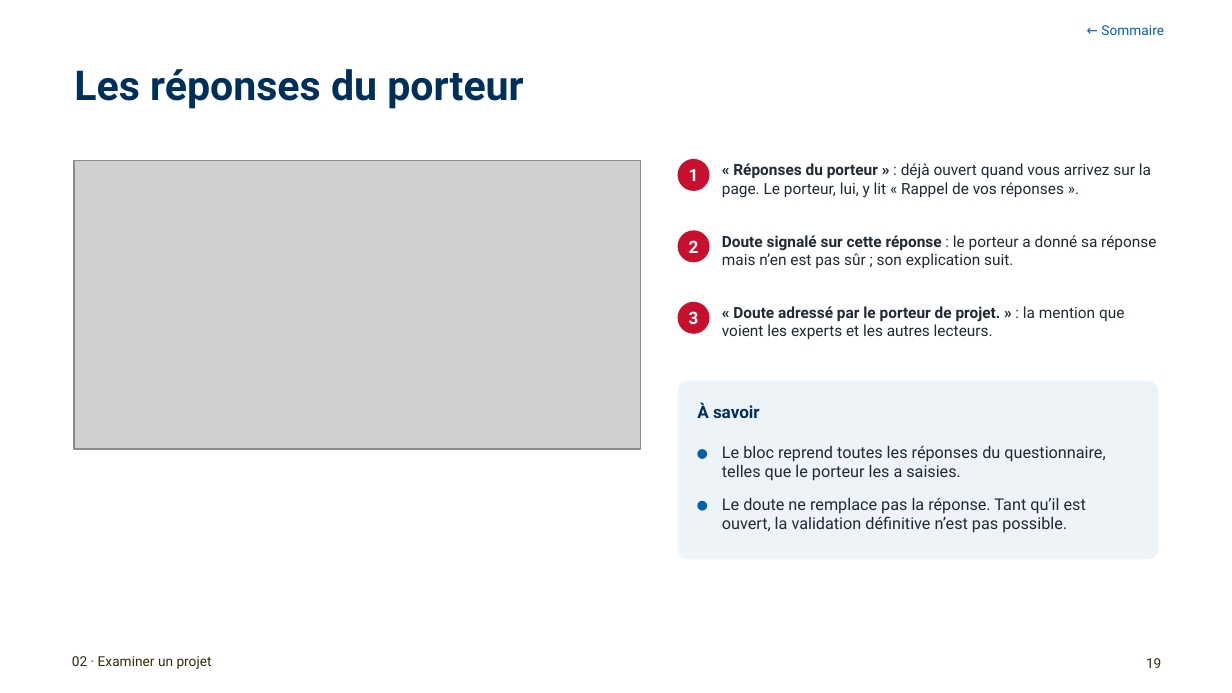
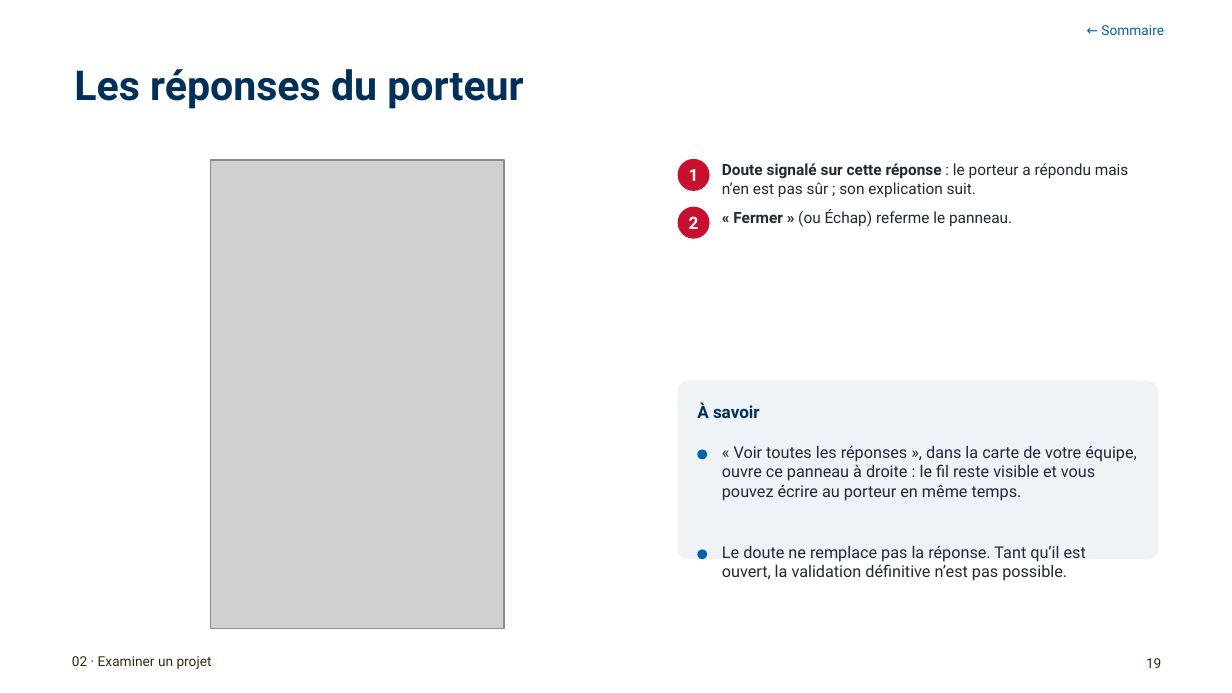
Before and after one commit to antoinelmariel-ux/ProjectNavigator, a slide deck: slide 19 of docs/Project Navigator_ Manuel SME.pptx. Drawn at 1232x693 pixels with LibreOffice and Linux fonts; fonts in the diff are those of the drawing; grey boxes stand for pictures; background and template pictures are left out. Boxes give left, top, right and bottom in pixels: in the first picture for what was removed or moved away, otherwise in the second. Text is boxed around its words. In the diff, an @@ line names an element or a change of style, - is before the commit and + after.

```diff
--- a/docs/Project Navigator_ Manuel SME.pptx
+++ b/docs/Project Navigator_ Manuel SME.pptx
@@ picture removed at <box>74,160,641,448</box> @@
@@ picture added at <box>211,160,504,628</box> @@
@@ text at <box>722,163,1129,197</box>: text changed @@
-Doute signalé sur cette réponse : le porteur a donné sa réponse mais n’en est pas sûr ; son explication suit.
+Doute signalé sur cette réponse : le porteur a répondu mais n’en est pas sûr ; son explication suit.
@@ ellipse "2": place and size @@
-ellipse "2" at <box>678,230,710,262</box>
+ellipse "2" at <box>678,207,710,239</box>
@@ text at <box>733,209,1012,227</box>: text changed @@
-« Réponses du porteur » : déjà ouvert quand vous arrivez sur la page. Le porteur, lui, y lit « Rappel de vos réponses ».
+« Fermer » (ou Échap) referme le panneau.
@@ ellipse removed at <box>678,302,710,334</box> @@
-3
@@ text removed at <box>722,306,1124,339</box> @@
-« Doute adressé par le porteur de projet. » : la mention que voient les experts et les autres lecteurs.
@@ text at <box>722,446,1137,501</box>: text changed @@
-Le bloc reprend toutes les réponses du questionnaire, telles que le porteur les a saisies.
+« Voir toutes les réponses », dans la carte de votre équipe, ouvre ce panneau à droite : le fil reste visible et vous pouvez écrire au porteur en même temps.
@@ ellipse: place and size @@
-ellipse at <box>697,501,707,511</box>
+ellipse at <box>697,549,707,559</box>
@@ text "Le doute ne remplace pas ...": place and size @@
-text "Le doute ne remplace pas ..." at <box>722,498,1086,533</box>
+text "Le doute ne remplace pas ..." at <box>722,546,1086,581</box>
```
Also in this commit, not shown: 21 other slides changed, 1 other file.
